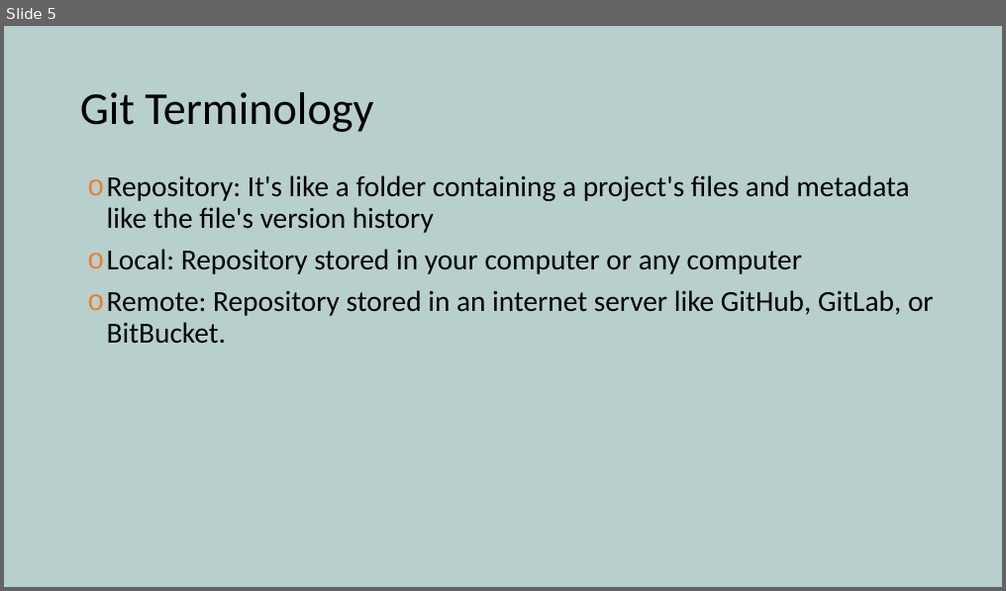
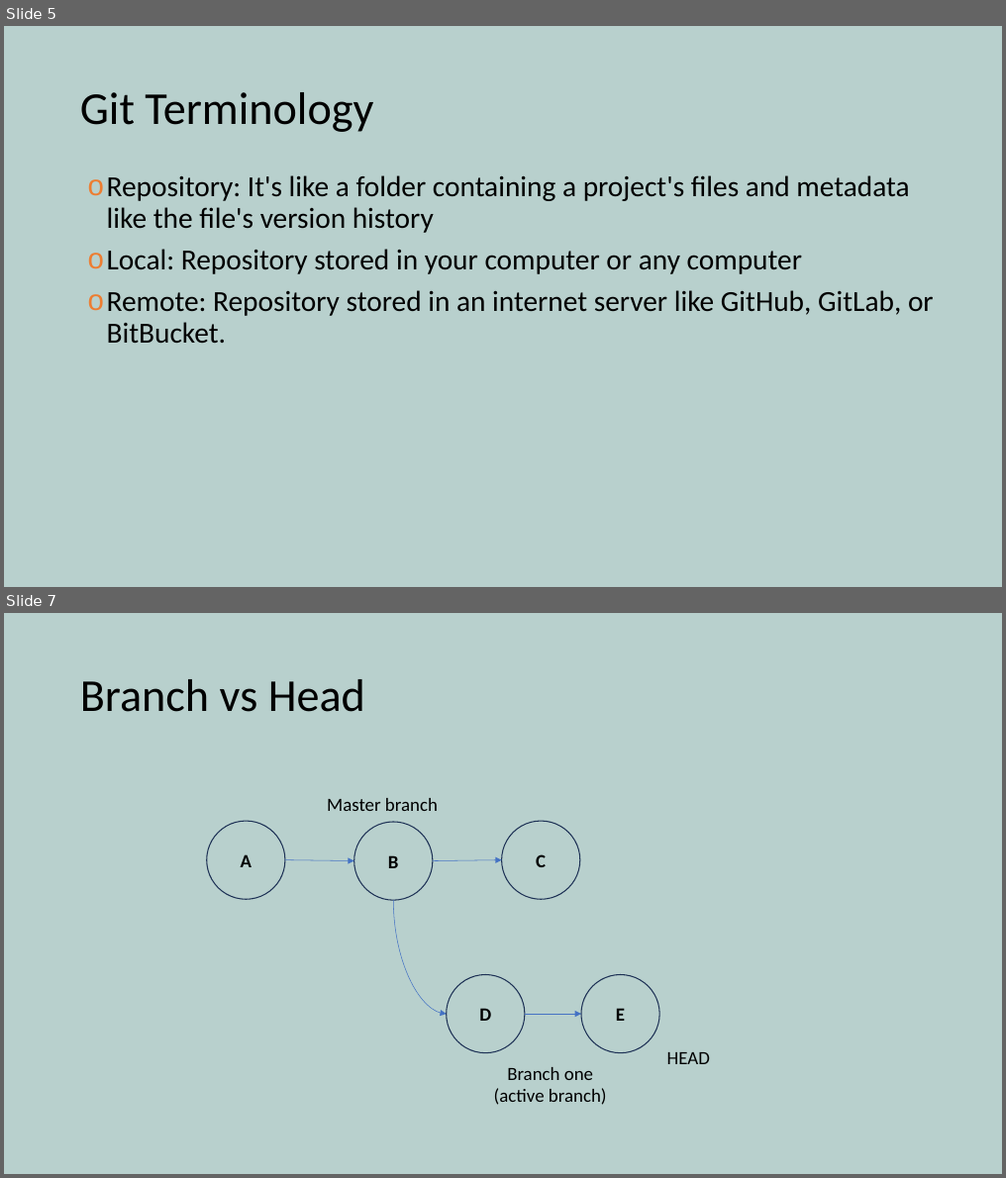
Before and after one commit to yetanothermasterylearning/git, a slide deck: 05. Branch concept/Presentation/Branch concept.pptx. Shown one above the other, each under a label of ours: slide 5 before the commit, slides 5 and 7 after it; the slides between them are not shown. The pictures are 1006x591 and 1006x1178 pixels, drawn with LibreOffice and Linux fonts; fonts in the diff are those of the drawing. Boxes give left, top, right and bottom in pixels: in the first picture for what was removed or moved away, otherwise in the second. Text is boxed around its words. In the diff, an @@ line names an element or a change of style, - is before the commit and + after.

Commit message:
update branch concept more details

```diff
--- a/05. Branch concept/Presentation/Branch concept.pptx
+++ b/05. Branch concept/Presentation/Branch concept.pptx
@@ slide 7 added at box(4, 613, 1002, 1174), background #B8D0CD @@
@@ title added at box(80, 679, 365, 712), 44 pt, text #000000 @@
+Branch vs Head
@@ text added at box(327, 798, 438, 811), 18 pt, text #000000 @@
+Master branch
@@ ellipse added at box(207, 821, 285, 900), outline #1E3256 1 pt, 18 pt, text #000000, bold @@
+A
@@ ellipse added at box(354, 822, 433, 900), outline #1E3256 1 pt, 18 pt, text #000000, bold @@
+B
@@ ellipse added at box(502, 821, 580, 900), outline #1E3256 1 pt, 18 pt, text #000000, bold @@
+C
@@ arrow added from (285, 861) to (354, 861), #4472C4 0.5 pt @@
@@ arrow added from (433, 861) to (502, 861), #4472C4 0.5 pt @@
@@ curved arrow added from (393, 900) to (447, 1014), #4472C4 0.5 pt @@
@@ ellipse added at box(447, 974, 525, 1054), outline #1E3256 1 pt, 18 pt, text #000000, bold @@
+D
@@ ellipse added at box(581, 974, 659, 1054), outline #1E3256 1 pt, 18 pt, text #000000, bold @@
+E
@@ arrow added from (525, 1014) to (581, 1014), #4472C4 0.5 pt @@
@@ text added at box(667, 1053, 710, 1064), 18 pt, text #000000 @@
+HEAD
@@ text added at box(494, 1067, 607, 1105), 18 pt, text #000000 @@
+Branch one
+(active branch)
```
Also in this commit, not shown: 1 other slide added, 1 slide removed, 19 other files.
